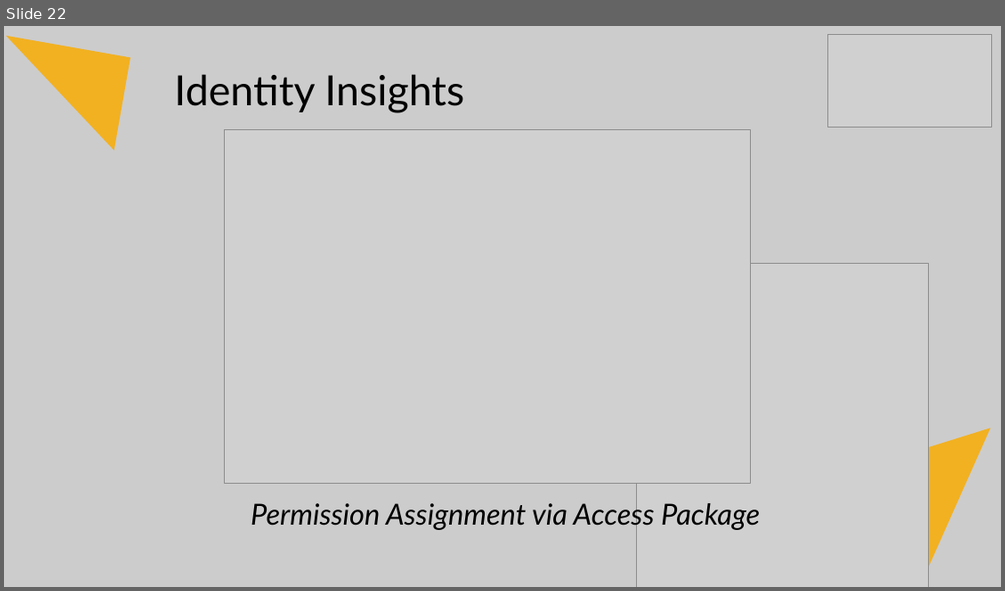
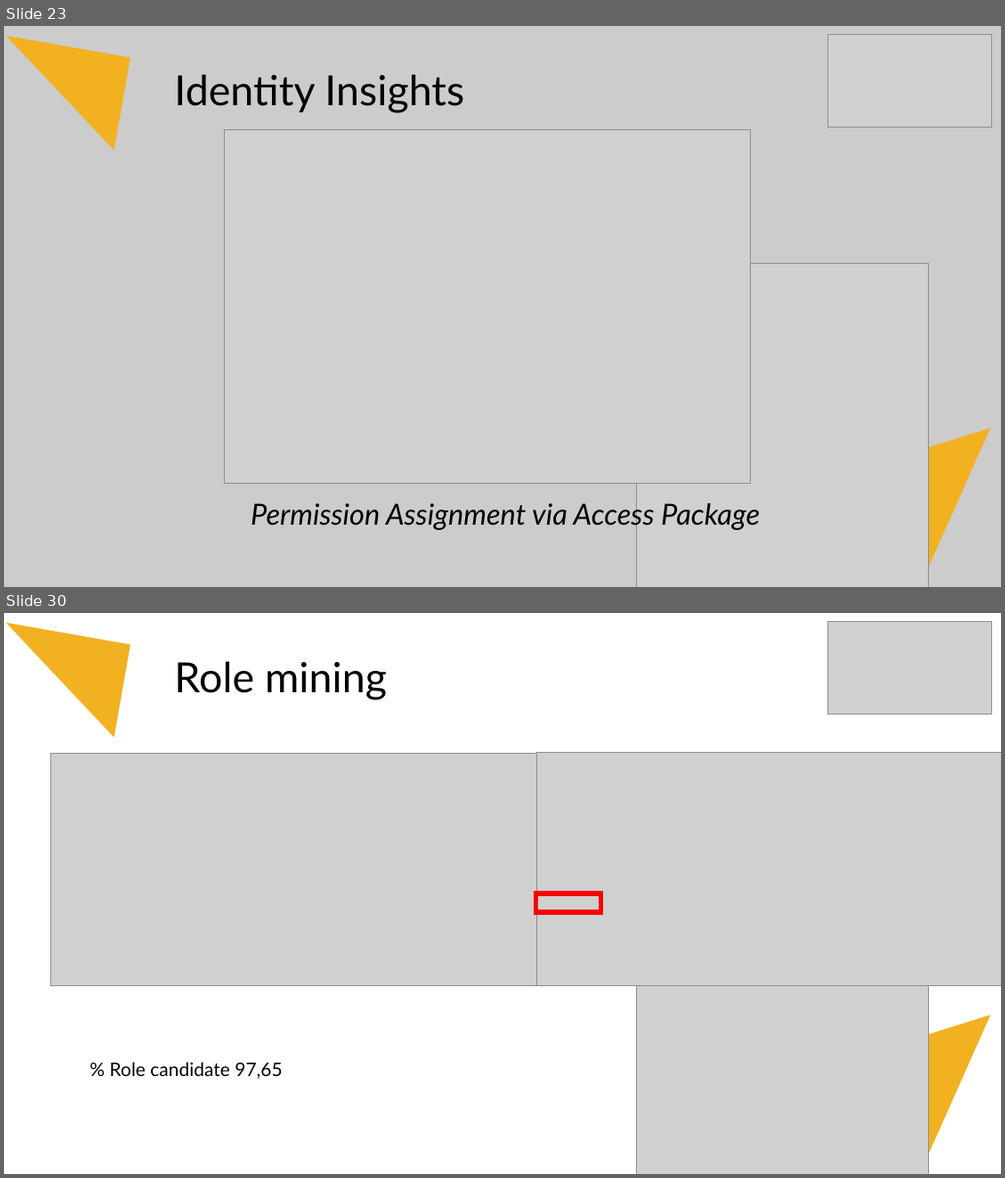
Before and after one commit to Fortigi/IdentityInsights, a slide deck: Presentation/Identity Insights.pptx. Shown one above the other, each under a label of ours: slide 22 before the commit, slides 23 and 30 after it; the slides between them are not shown. The pictures are 1005x591 and 1005x1178 pixels, drawn with LibreOffice and Linux fonts; fonts in the diff are those of the drawing; grey boxes stand for pictures. Boxes give left, top, right and bottom in pixels: in the first picture for what was removed or moved away, otherwise in the second. Text is boxed around its words. In the diff, an @@ line names an element or a change of style, - is before the commit and + after.

```diff
--- a/Presentation/Identity Insights.pptx
+++ b/Presentation/Identity Insights.pptx
@@ slide 30 added at box(4, 613, 1001, 1174), background #FFFFFF @@
@@ right triangle added at box(4, 623, 130, 738), fill #F2B121 @@
@@ picture added at box(828, 621, 992, 714) @@
@@ text added at box(174, 661, 387, 700), 40 pt, text #000000 @@
+Role mining
@@ picture added at box(51, 753, 545, 985) @@
@@ picture added at box(536, 753, 1001, 985) @@
@@ picture added at box(637, 850, 928, 1174) @@
@@ rectangle added at box(535, 893, 600, 912), outline #FF0000 4.5 pt @@
@@ right triangle added at box(881, 1015, 1001, 1174), fill #F2B121 @@
@@ text added at box(110, 1062, 282, 1078), 18 pt, text #000000 @@
+% Role candidate 97,65
@@ what was slide 22 is now slide 23 @@
```
Also in this commit, not shown: 15 slides changed, 15 other slides added, 2 slides removed.
